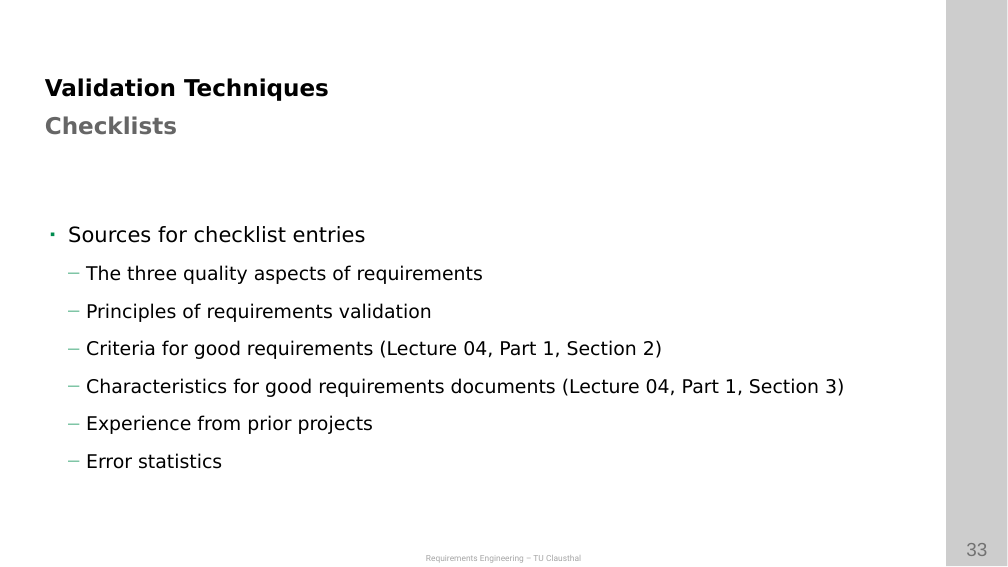
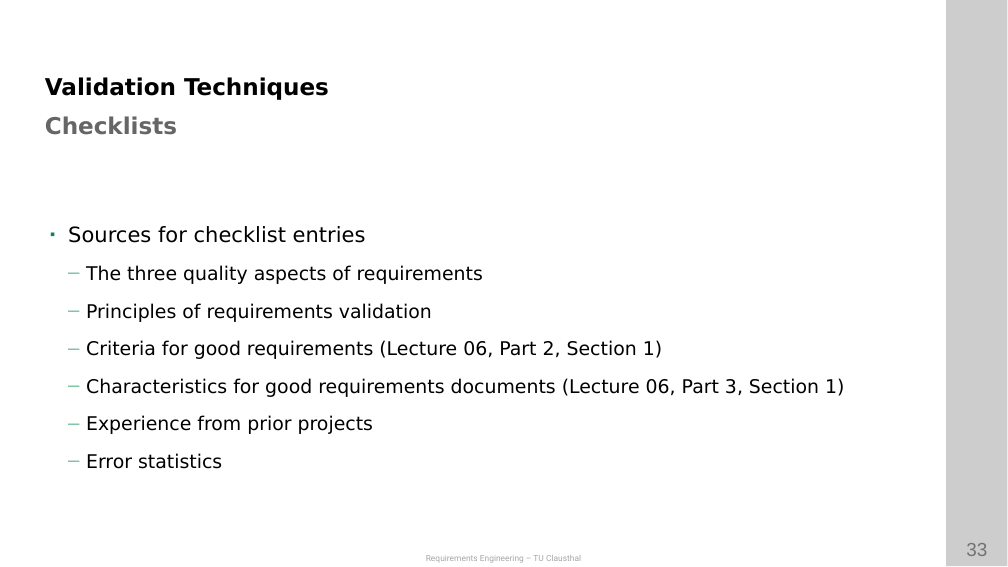
Before and after one commit to ETCE-LAB/teaching-material, a slide deck: slide 33 of Requirements-Engineering/RE-L10-Validation.pptx. Drawn at 1008x567 pixels with LibreOffice and Linux fonts; fonts in the diff are those of the drawing; background and template pictures are left out. Boxes give left, top, right and bottom in pixels: in the first picture for what was removed or moved away, otherwise in the second. Text is boxed around its words. In the diff, an @@ line names an element or a change of style, - is before the commit and + after.

Commit message:
Fixed reference error on slide 33

```diff
--- a/Requirements-Engineering/RE-L10-Validation.pptx
+++ b/Requirements-Engineering/RE-L10-Validation.pptx
@@ text at (86,340,844,397): text changed @@
-  — Criteria for good requirements (Lecture 04, Part 1, Section 2)
-  — Characteristics for good requirements documents (Lecture 04, Part 1, Section 3)
+  — Criteria for good requirements (Lecture 06, Part 2, Section 1)
+  — Characteristics for good requirements documents (Lecture 06, Part 3, Section 1)
```
Also in this commit, not shown: 1 other file.
